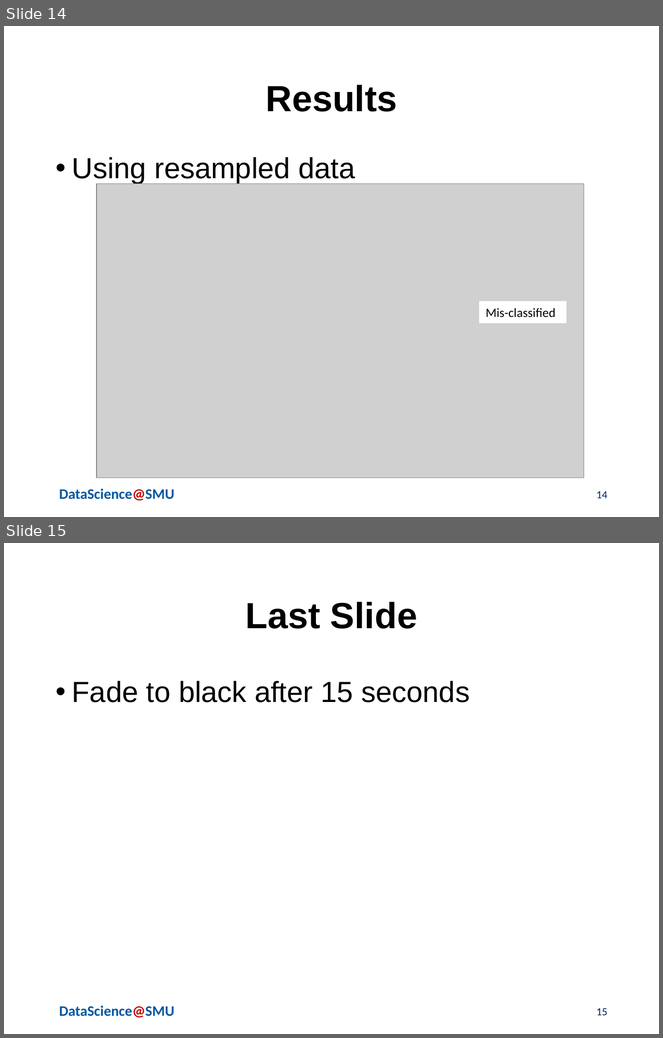
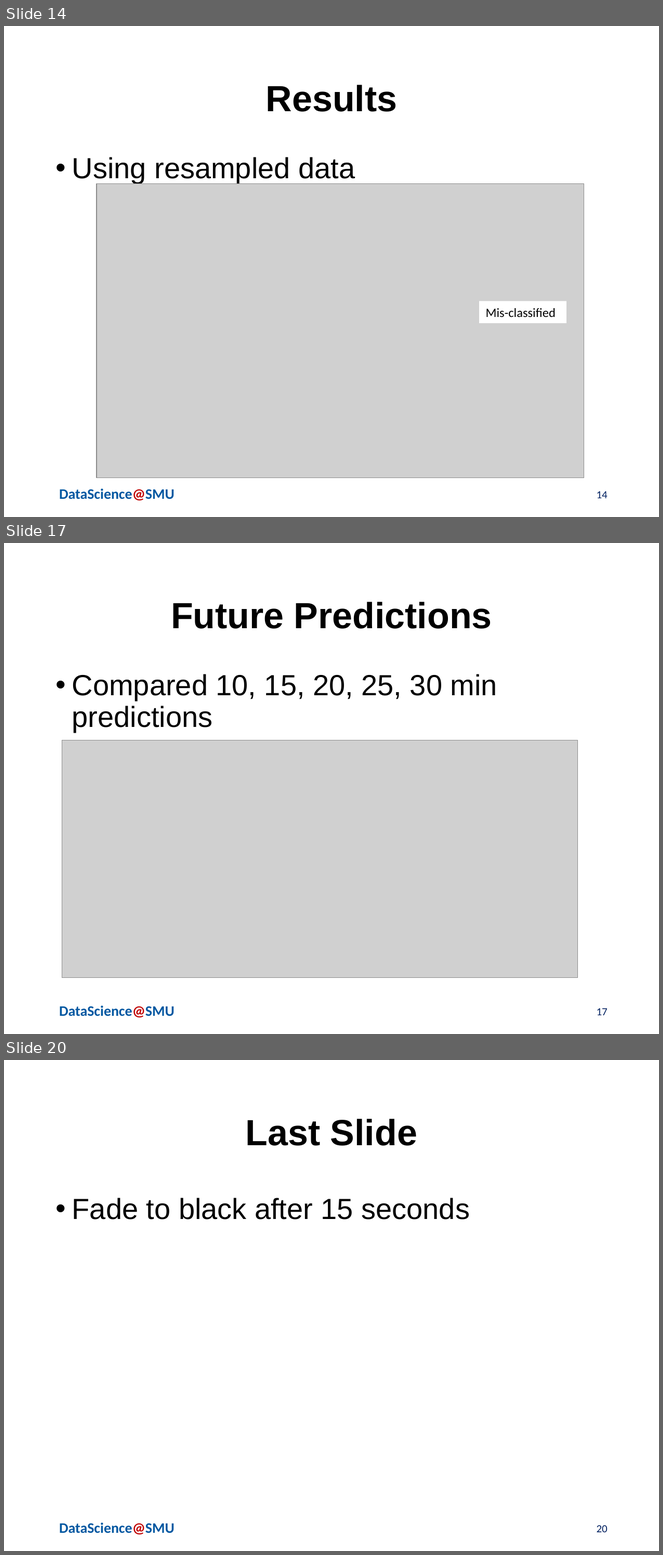
Before and after one commit to jvasquezDC/CapstoneA, a slide deck: LightningPresentation/Serna_Vasquez_Lightning_v1.pptx. Shown one above the other, each under a label of ours: slides 14 and 15 before the commit, slides 14, 17 and 20 after it; the slides between them are not shown. The pictures are 663x1038 and 663x1555 pixels, drawn with LibreOffice and Linux fonts; fonts in the diff are those of the drawing; grey boxes stand for pictures; background and template pictures are left out. Boxes give left, top, right and bottom in pixels: in the first picture for what was removed or moved away, otherwise in the second. Text is boxed around its words. In the diff, an @@ line names an element or a change of style, - is before the commit and + after.

```diff
--- a/LightningPresentation/Serna_Vasquez_Lightning_v1.pptx
+++ b/LightningPresentation/Serna_Vasquez_Lightning_v1.pptx
@@ slide 17 added at box(4, 543, 659, 1034), background #FFFFFF; not listed: 1 template element that a slide beside it also shows @@
@@ title added at box(171, 602, 492, 629), 40 pt, text #000000, bold @@
+Future Predictions
@@ text added at box(72, 674, 497, 733), 32 pt, text #000000 @@
+• Compared 10, 15, 20, 25, 30 min predictions
@@ picture added at box(62, 740, 577, 977) @@
@@ page number added at box(597, 1008, 608, 1016), 12 pt, text #002060 @@
+17
@@ what was slide 15 is now slide 20 @@
@@ page number at box(597, 1525, 608, 1533): text changed @@
-15
+20
```
Also in this commit, not shown: 4 other slides added.
